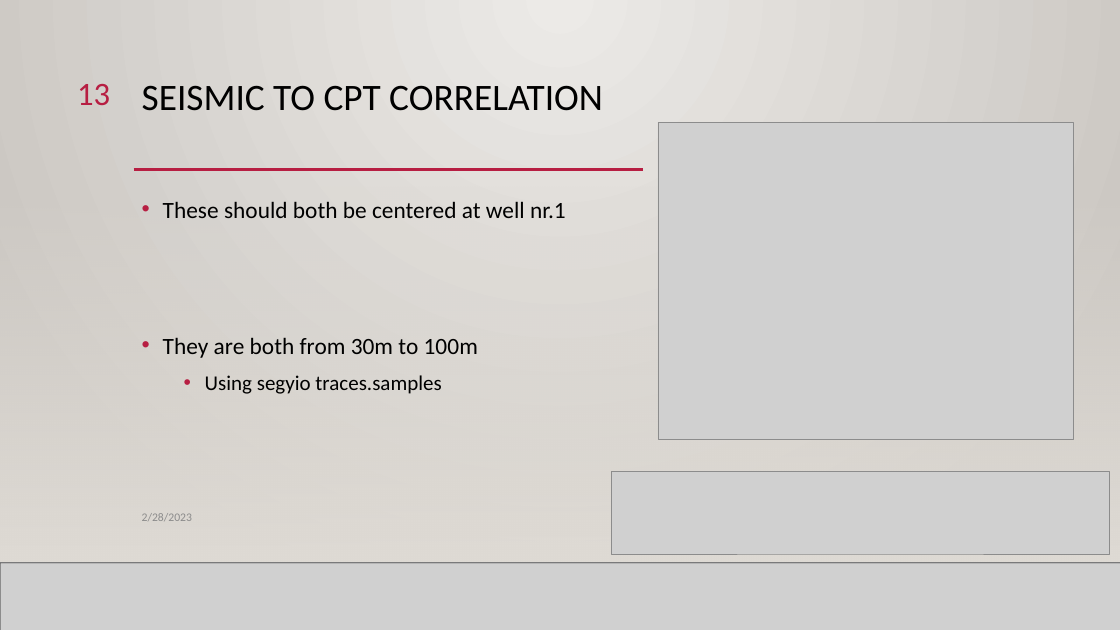
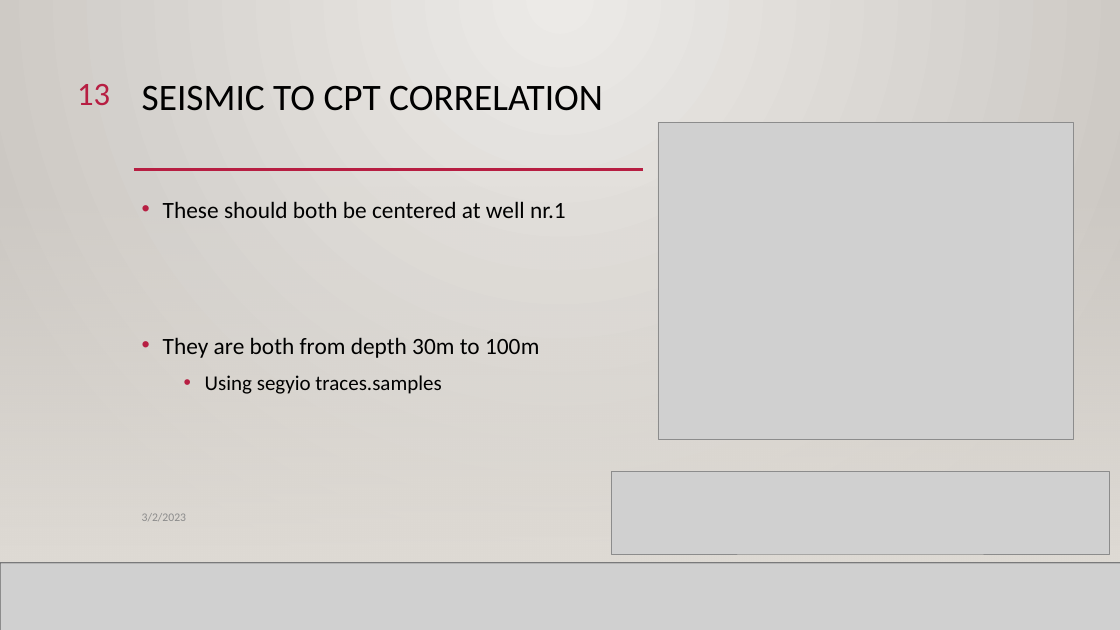
Before and after one commit to sjurmsc/MSC2023, a slide deck: slide 13 of Meeting Presentations/02.03.2023_General_Meeting.pptx. Drawn at 1120x630 pixels with LibreOffice and Linux fonts; fonts in the diff are those of the drawing; grey boxes stand for pictures; background and template pictures are left out. Boxes give left, top, right and bottom in pixels: in the first picture for what was removed or moved away, otherwise in the second. Text is boxed around its words. In the diff, an @@ line names an element or a change of style, - is before the commit and + after.

```diff
--- a/Meeting Presentations/02.03.2023_General_Meeting.pptx
+++ b/Meeting Presentations/02.03.2023_General_Meeting.pptx
@@ text at bbox=[163, 337, 539, 358]: text changed @@
-• They are both from 30m to 100m
+• They are both from depth 30m to 100m
@@ text at bbox=[142, 513, 186, 521]: text changed @@
-2/28/2023
+3/2/2023
```
Also in this commit, not shown: 18 other slides changed, 2 other files.
